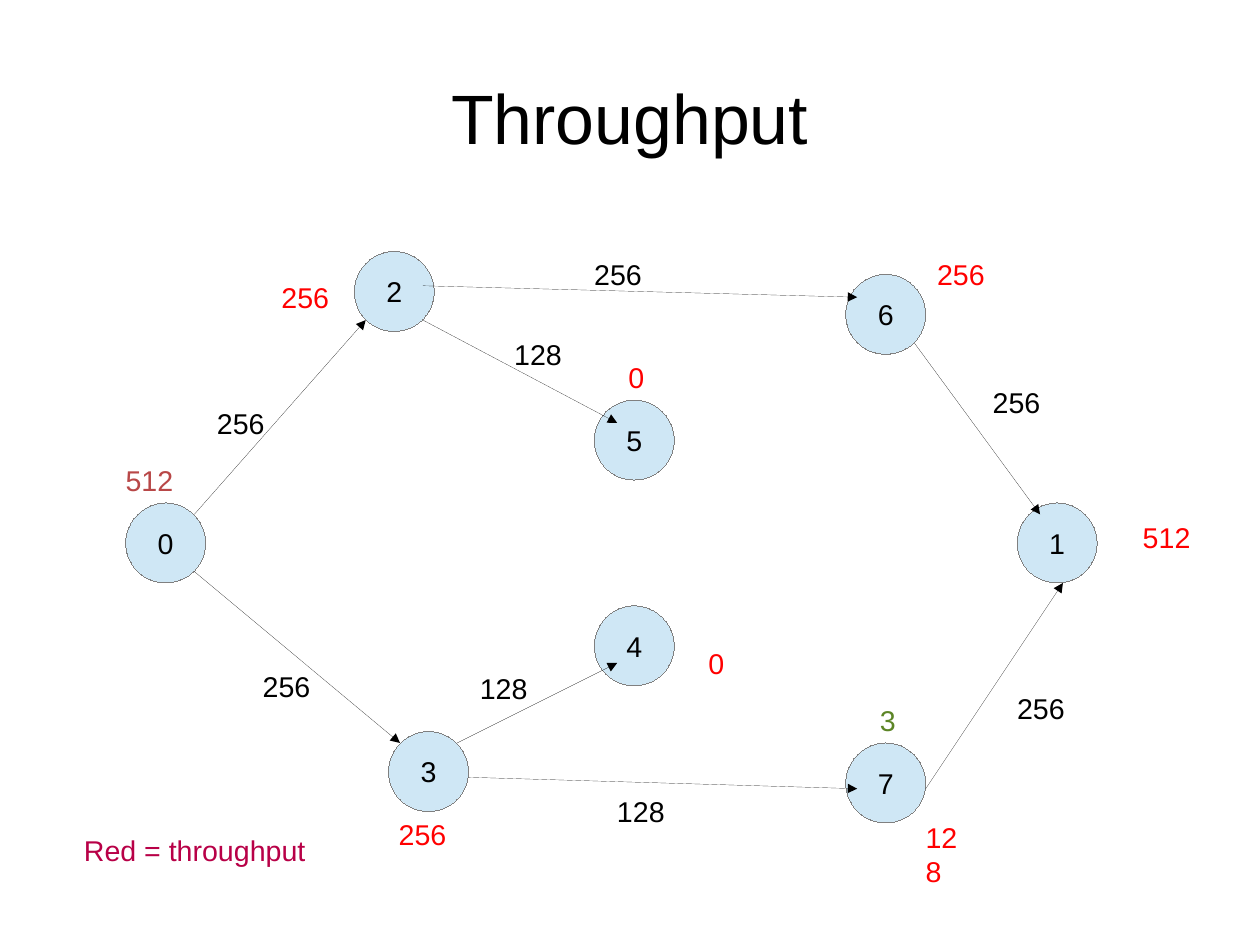
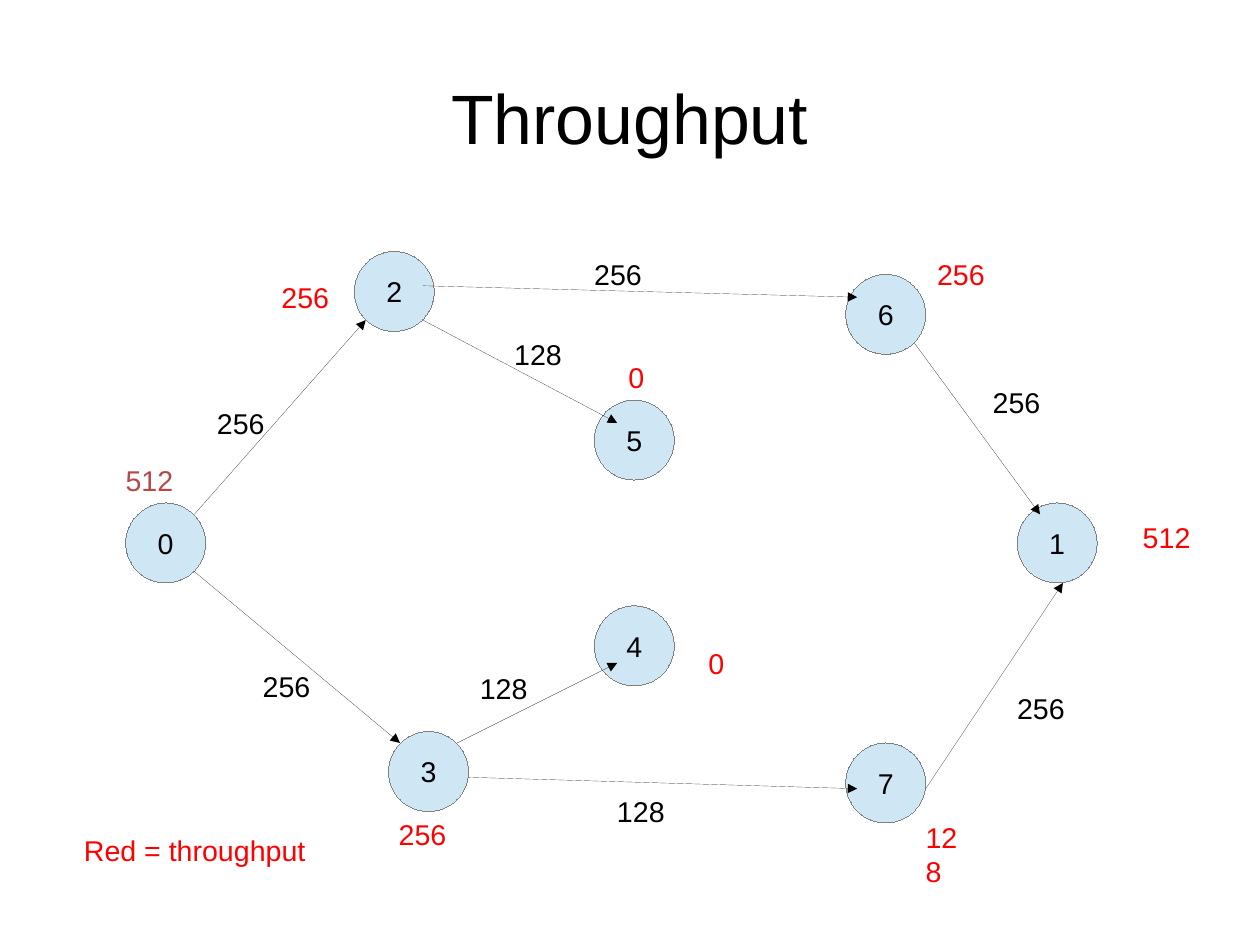
Before and after one commit to gosom/MaximumFlowMPM, a slide deck: slide 10 of slides/mpm.odp. Drawn at 1260x945 pixels with LibreOffice and Linux fonts; fonts in the diff are those of the drawing. Boxes give left, top, right and bottom in pixels: in the first picture for what was removed or moved away, otherwise in the second. Text is boxed around its words. In the diff, an @@ line names an element or a change of style, - is before the commit and + after.

```diff
--- a/slides/mpm.odp
+++ b/slides/mpm.odp
@@ text removed at (x1=880, y1=711, x2=896, y2=732) @@
-3
@@ text "Red = throughput" at (x1=84, y1=840, x2=306, y2=867): text colour #B80047 to #FF0000 @@
```
Also in this commit, not shown: 10 other slides changed, 3 other files.
